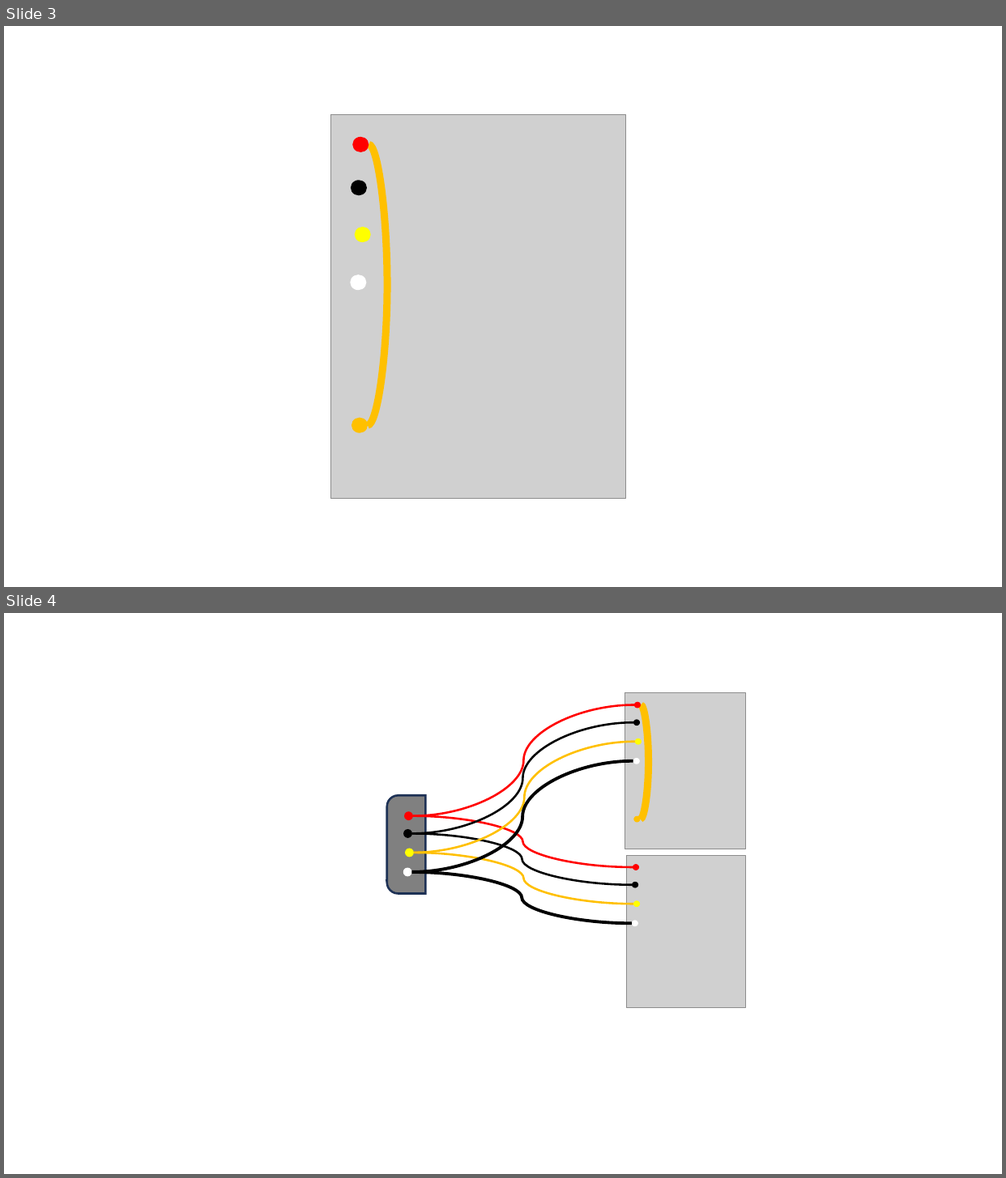
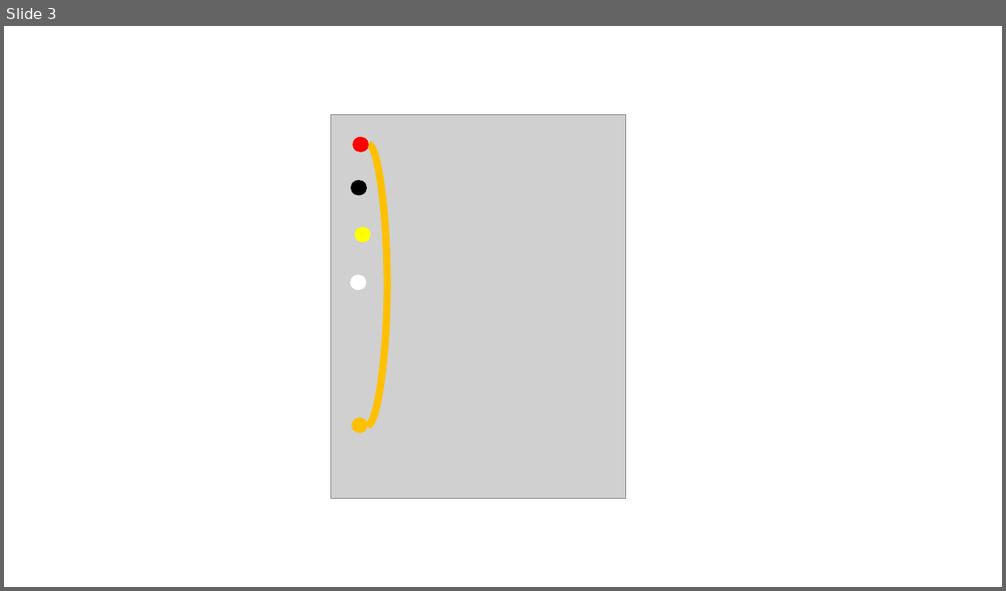
Before and after one commit to jay1han/V2-Documents, a slide deck: Wirings.pptx. Shown one above the other, each under a label of ours: slides 3 and 4 before the commit, slide 3 after it. The pictures are 1006x1178 and 1006x591 pixels, drawn with LibreOffice and Linux fonts; fonts in the diff are those of the drawing; grey boxes stand for pictures. Boxes give left, top, right and bottom in pixels: in the first picture for what was removed or moved away, otherwise in the second. Text is boxed around its words. In the diff, an @@ line names an element or a change of style, - is before the commit and + after.

```diff
--- a/Wirings.pptx
+++ b/Wirings.pptx
@@ slide 4 removed at (x1=4, y1=613, x2=1002, y2=1174), background #FFFFFF @@
@@ curved line removed from (413, 815) to (634, 705) @@
@@ picture removed at (x1=625, y1=693, x2=746, y2=850) @@
@@ ellipse removed at (x1=634, y1=702, x2=641, y2=708) @@
@@ curved line removed from (641, 820) to (641, 705) @@
@@ curved line removed from (412, 834) to (633, 722) @@
@@ ellipse removed at (x1=633, y1=719, x2=641, y2=726) @@
@@ curved line removed from (414, 853) to (635, 742) @@
@@ ellipse removed at (x1=633, y1=758, x2=641, y2=764) @@
@@ ellipse removed at (x1=635, y1=739, x2=641, y2=745) @@
@@ curved line removed from (412, 872) to (633, 761) @@
@@ curved line removed from (413, 815) to (633, 867) @@
@@ ellipse removed at (x1=633, y1=815, x2=641, y2=822) @@
@@ curved line removed from (412, 834) to (632, 884) @@
@@ curved line removed from (414, 853) to (633, 905) @@
@@ group removed at (x1=387, y1=796, x2=426, y2=894): 4 ellipses, 1 round same rect @@
@@ curved line removed from (412, 872) to (632, 924) @@
@@ picture removed at (x1=626, y1=856, x2=745, y2=1007) @@
@@ ellipse removed at (x1=633, y1=865, x2=640, y2=871) @@
@@ ellipse removed at (x1=632, y1=882, x2=639, y2=888) @@
@@ ellipse removed at (x1=633, y1=901, x2=641, y2=907) @@
@@ ellipse removed at (x1=632, y1=921, x2=639, y2=926) @@
```
Also in this commit, not shown: 1 slide added, 1 other file.
